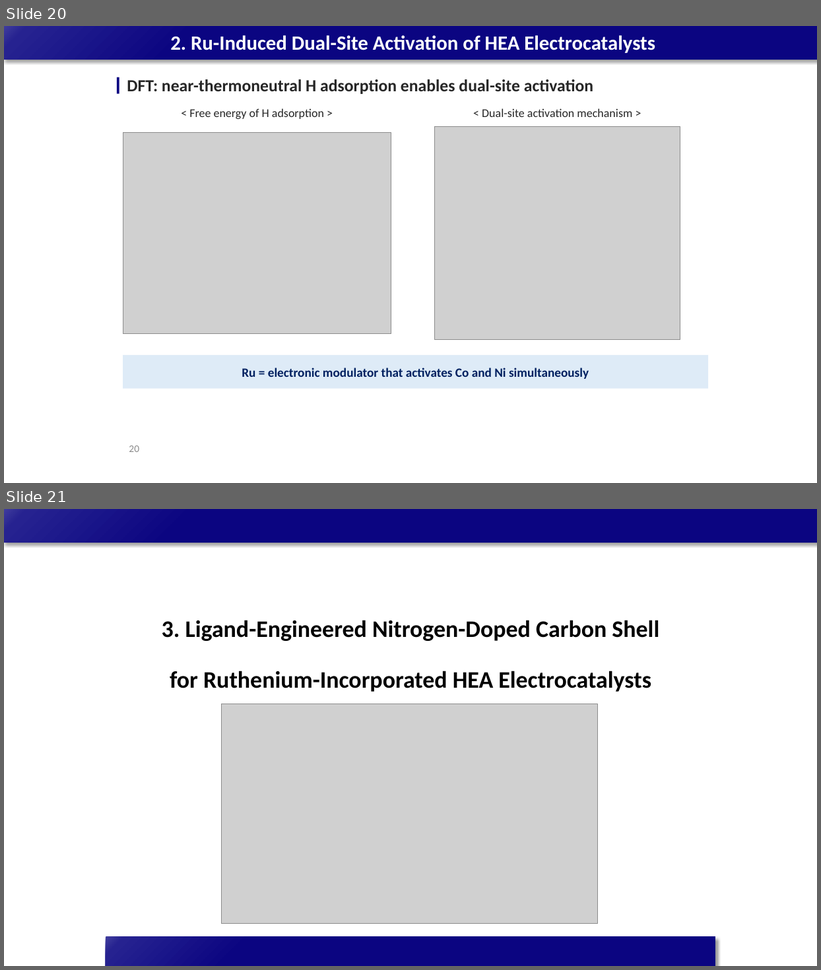
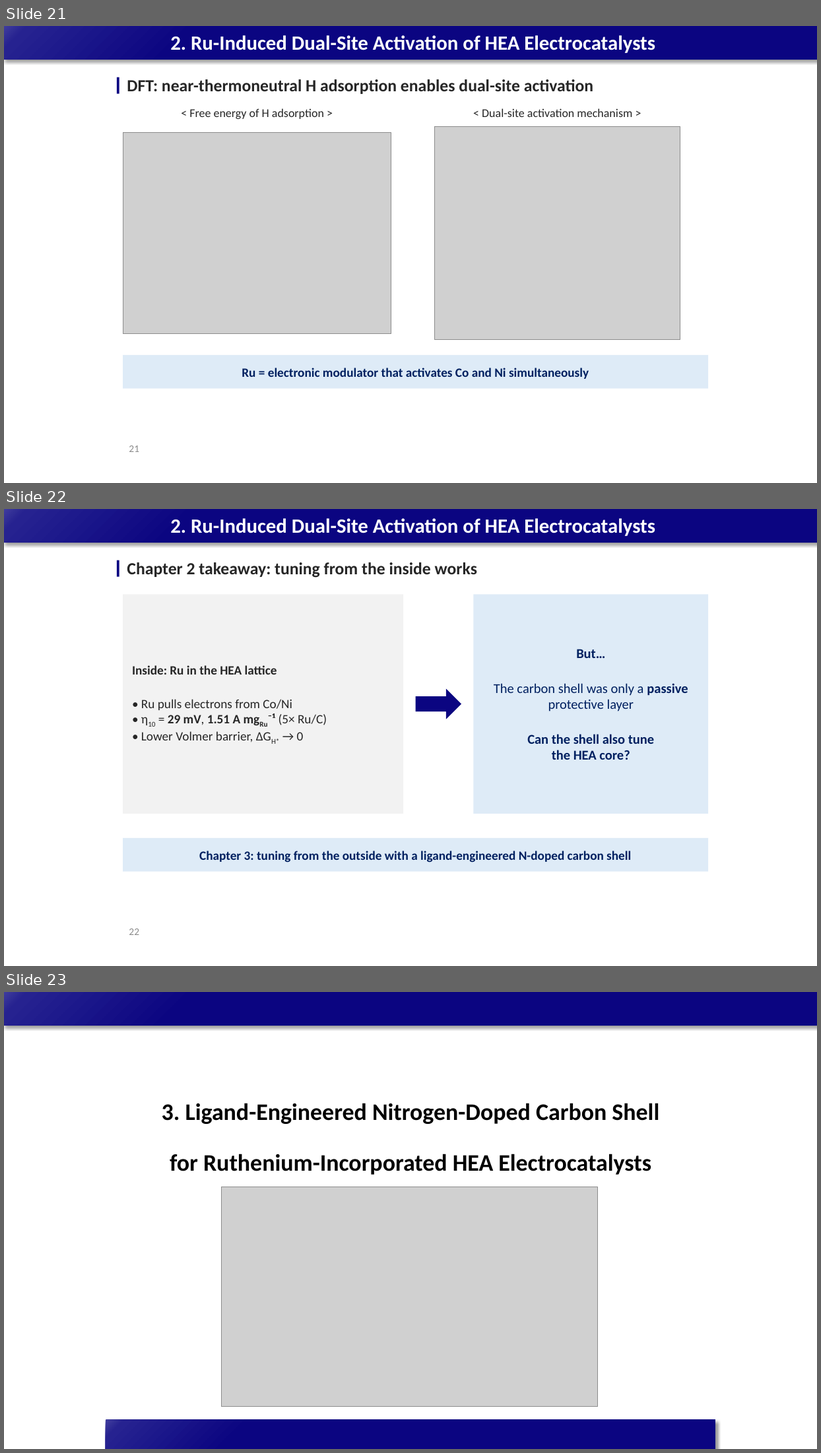
Before and after one commit to limsj0204/letter, a slide deck: 학위논문_디펜스_발표자료.pptx. Shown one above the other, each under a label of ours: slides 20 and 21 before the commit, slides 21, 22 and 23 after it. The pictures are 821x970 and 821x1453 pixels, drawn with LibreOffice and Linux fonts; fonts in the diff are those of the drawing; grey boxes stand for pictures. Boxes give left, top, right and bottom in pixels: in the first picture for what was removed or moved away, otherwise in the second. Text is boxed around its words. In the diff, an @@ line names an element or a change of style, - is before the commit and + after.

```diff
--- a/학위논문_디펜스_발표자료.pptx
+++ b/학위논문_디펜스_발표자료.pptx
@@ slide 22 added at <box>4,509,817,966</box>, background #FFFFFF; not listed: 1 template element that a slide beside it also shows @@
@@ title added at <box>170,518,655,536</box>, 24 pt, text #FFFFFF, bold @@
+2. Ru-Induced Dual-Site Activation of HEA Electrocatalysts
@@ rectangle added at <box>117,560,120,577</box>, fill #0B0581 @@
@@ text added at <box>127,562,477,578</box>, 20 pt, text #262626, bold @@
+Chapter 2 takeaway: tuning from the inside works
@@ rectangle added at <box>123,594,403,814</box>, fill #F2F2F2, 15 pt, text #262626 @@
+Inside: Ru in the HEA lattice
+• Ru pulls electrons from Co/Ni
+• η10 = 29 mV, 1.51 A mgRu⁻¹ (5× Ru/C)
+• Lower Volmer barrier, ΔGH* → 0
@@ rectangle added at <box>474,594,708,814</box>, fill #DEEBF7, 16 pt, text #002060, bold @@
+But…
+The carbon shell was only a passive protective layer
+Can the shell also tune
+the HEA core?
@@ right arrow added at <box>416,689,461,720</box>, fill #0B0581 @@
@@ rectangle added at <box>123,838,708,872</box>, fill #DEEBF7, 15 pt, text #002060, bold @@
+Chapter 3: tuning from the outside with a ligand-engineered N-doped carbon shell
@@ page number added at <box>129,929,139,935</box>, 12 pt, text #8C8C8C @@
+22
@@ what was slide 20 is now slide 21 @@
@@ page number at <box>129,446,139,452</box>: text changed @@
-20
+21
@@ what was slide 21 is now slide 23 @@
```
Also in this commit, not shown: 7 slides changed, 1 other slide added.
